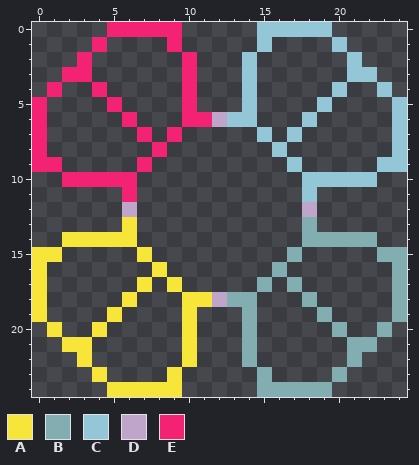
Pixel-art sprite, stored at Art/ui/ult_left_bar.png. This is how it looked before the edit.
The file is 25x25 pixels.
Palette (. is transparent): A #f8e53a  B #82aeb1  C #93c6d6  D #bfa5c9  E #f42272
Pixels before, first column x 0:
 0 .....EEEEE.....CCCCC.....
 1 ....E....E.....C....C....
 2 ...E......E...C......C...
 3 ..EE......E...C......CC..
 4 .E..E.....E...C.....C..C.
 5 E....E....E...C....C....C
 6 E.....E...EEDCC...C.....C
 7 E......E.E.....C.C......C
 8 E.......E.......C.......C
 9 EE.....E.........C.....CC
10 ..EEEEE...........CCCCC..
11 ......E...........C......
12 ......D...........D......
13 ......A...........B......
14 ..AAAAA...........BBBBB..
15 AA.....A.........B.....BB
16 A.......A.......B.......B
17 A......A.A.....B.B......B
18 A.....A...AADBB...B.....B
19 A....A....A...B....B....B
20 .A..A.....A...B.....B..B.
21 ..AA......A...B......BB..
22 ...A......A...B......B...
23 ....A....A.....B....B....
24 .....AAAAA.....BBBBB.....
Now the later version:
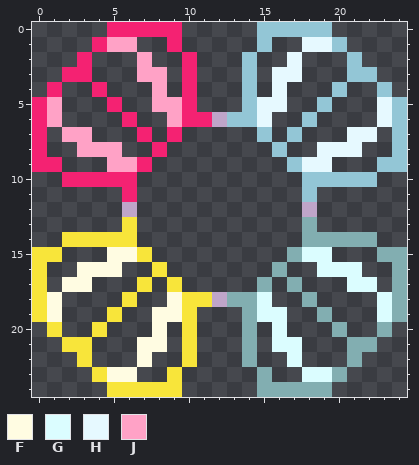
Colours new in this view: F #fffce2  G #dbfdff  H #e6f9ff  J #ffa2c6
Changes in this commit:
{"y":1,"x":5,"old":"..","new":"JJ"}
{"y":1,"x":18,"old":"..","new":"HH"}
{"y":2,"x":7,"old":".","new":"J"}
{"y":2,"x":17,"old":".","new":"H"}
{"y":3,"x":7,"old":"..","new":"JJ"}
{"y":3,"x":16,"old":"..","new":"HH"}
{"y":4,"x":8,"old":".","new":"J"}
{"y":4,"x":16,"old":".","new":"H"}
{"y":5,"x":1,"old":".","new":"J"}
{"y":5,"x":8,"old":"..","new":"JJ"}
{"y":5,"x":15,"old":"..","new":"HH"}
{"y":5,"x":23,"old":".","new":"H"}
{"y":6,"x":1,"old":".","new":"J"}
{"y":6,"x":9,"old":".","new":"J"}
{"y":6,"x":15,"old":".","new":"H"}
{"y":6,"x":23,"old":".","new":"H"}
{"y":7,"x":2,"old":"..","new":"JJ"}
{"y":7,"x":21,"old":"..","new":"HH"}
{"y":8,"x":3,"old":"...","new":"JJJ"}
{"y":8,"x":19,"old":"...","new":"HHH"}
{"y":9,"x":5,"old":"..","new":"JJ"}
{"y":9,"x":18,"old":"..","new":"HH"}
{"y":15,"x":5,"old":"..","new":"FF"}
{"y":15,"x":18,"old":"..","new":"GG"}
{"y":16,"x":3,"old":"...","new":"FFF"}
{"y":16,"x":19,"old":"...","new":"GGG"}
{"y":17,"x":2,"old":"..","new":"FF"}
{"y":17,"x":21,"old":"..","new":"GG"}
{"y":18,"x":1,"old":".","new":"F"}
{"y":18,"x":9,"old":".","new":"F"}
{"y":18,"x":15,"old":".","new":"G"}
{"y":18,"x":23,"old":".","new":"G"}
{"y":19,"x":1,"old":".","new":"F"}
{"y":19,"x":8,"old":"..","new":"FF"}
{"y":19,"x":15,"old":"..","new":"GG"}
{"y":19,"x":23,"old":".","new":"G"}
{"y":20,"x":8,"old":".","new":"F"}
{"y":20,"x":16,"old":".","new":"G"}
{"y":21,"x":7,"old":"..","new":"FF"}
{"y":21,"x":16,"old":"..","new":"GG"}
{"y":22,"x":7,"old":".","new":"F"}
{"y":22,"x":17,"old":".","new":"G"}
{"y":23,"x":5,"old":"..","new":"FF"}
{"y":23,"x":18,"old":"..","new":"GG"}
{"label":"added","picture_box":[47,37,182,172]}
{"label":"added","picture_box":[257,37,392,172]}
{"label":"added","picture_box":[47,247,182,382]}
{"label":"added","picture_box":[257,247,392,382]}
